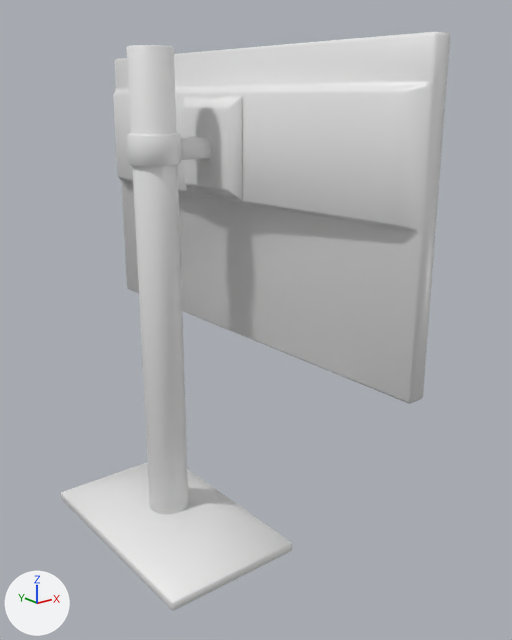
Before and after pictures for a commit that changed the Blender file Detalhes/sala-de-comando/monitor.blend.
Camera for both pictures: a 50 mm camera at (-0.461, -0.607, 0.46) aimed at (-0.019, -0.055, 0.239). Lighting does not change. The marker at lower left points along +X, +Y and +Z.

Names of what the first picture shows: 'Cube', 'Monitor'.
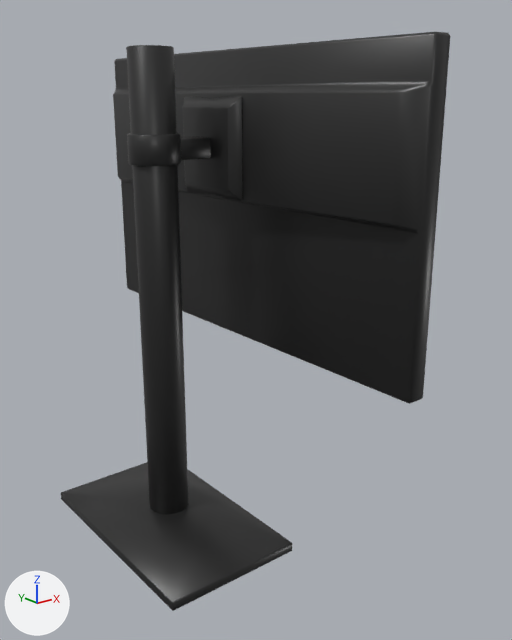
Diff of the bpy script that builds the scene:
```diff
--- a/Detalhes/sala-de-comando/monitor.blend.py
+++ b/Detalhes/sala-de-comando/monitor.blend.py
@@ mat_material @@
 mat_material = principled_material('Material')
-mat_material.base_color = (0.8, 0.8, 0.8)  # white #e7e7e7
+mat_material.base_color = (0.0174, 0.0174, 0.0174)  # black #242424
 mat_material.roughness = 0.4
@@ me_cube_001 @@
 me_cube_001.from_pydata(...)  # 156 vertices, 90 faces; spans x -0.075..0.075, y -0.125..0.125, z -0.253..0.253
+me_cube_001.materials.append(mat_material)  # black #242424
```

Location of each change, (x1, y1, x2, y2) in pixels of the pictures (512 x 640 px):
'Monitor', recoloured (white to black): (113, 32, 450, 404) in both
'Cube', recoloured (white to black): (61, 45, 292, 611) in both
